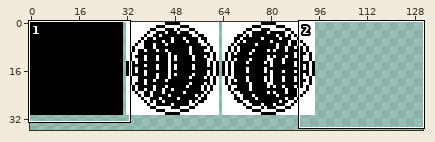
One commit to this pixel-art file: Aseprite/tileset.aseprite. Above: a wide view before the commit, with the close-up outlined.
Close-up. The starting point:
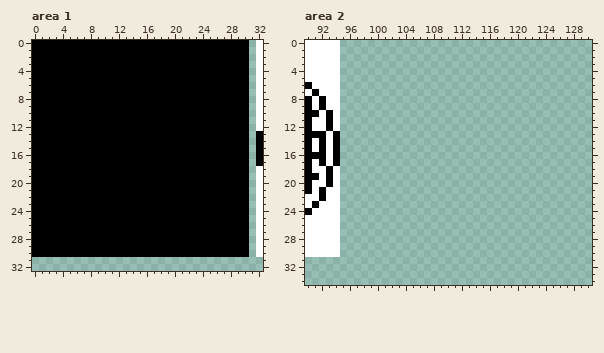
160x160 pixels, 1 frame. Shown: area 1: x 0..32, y 0..32; area 2: x 90..130, y 0..34. The wide view leaves out empty margins.
After:
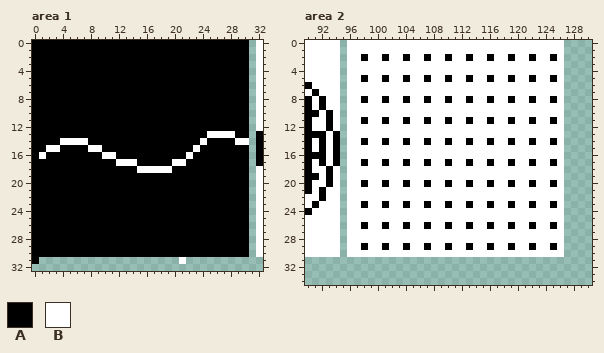
Palette (. is transparent): A #000000  B #ffffff
The edit:
Area 1:
The author put colour A in row 31 at x 0.
The author put colour B in row 31 at x 21.
Colour A becomes colour B in row 13 at x 25 to 28; in row 14 at x 4 to 7, 24 and 29 to 30; in row 15 at x 2 to 3, 8 to 9 and 23; in row 16 at x 1, 10 to 11 and 22; in row 17 at x 12 to 14 and 20 to 21; in row 18 at x 15 to 19.
Area 2:
The author put colour A in row 2 at x 98, 101, 104, 107, 110, 113, 116, 119, 122 and 125; in row 5 at x 98, 101, 104, 107, 110, 113, 116, 119, 122 and 125; in row 8 at x 98, 101, 104, 107, 110, 113, 116, 119, 122 and 125; in row 11 at x 98, 101, 104, 107, 110, 113, 116, 119, 122 and 125; in row 14 at x 98, 101, 104, 107, 110, 113, 116, 119, 122 and 125; in row 17 at x 98, 101, 104, 107, 110, 113, 116, 119, 122 and 125.
The author put colour A in row 20 at x 98, 101, 104, 107, 110, 113, 116, 119, 122 and 125; in row 23 at x 98, 101, 104, 107, 110, 113, 116, 119, 122 and 125; in row 26 at x 98, 101, 104, 107, 110, 113, 116, 119, 122 and 125; in row 29 at x 98, 101, 104, 107, 110, 113, 116, 119, 122 and 125.
The author put colour B in rows 0 to 1 at x 96 to 126; in row 2 at x 96 to 97, 99 to 100, 102 to 103, 105 to 106, 108 to 109, 111 to 112, 114 to 115, 117 to 118, 120 to 121, 123 to 124 and 126; in rows 3 to 4 at x 96 to 126; in row 5 at x 96 to 97, 99 to 100, 102 to 103, 105 to 106, 108 to 109, 111 to 112, 114 to 115, 117 to 118, 120 to 121, 123 to 124 and 126; in rows 6 to 7 at x 96 to 126; in row 8 at x 96 to 97, 99 to 100, 102 to 103, 105 to 106, 108 to 109, 111 to 112, 114 to 115, 117 to 118, 120 to 121, 123 to 124 and 126.
The author put colour B in rows 9 to 10 at x 96 to 126; in row 11 at x 96 to 97, 99 to 100, 102 to 103, 105 to 106, 108 to 109, 111 to 112, 114 to 115, 117 to 118, 120 to 121, 123 to 124 and 126; in rows 12 to 13 at x 96 to 126; in row 14 at x 96 to 97, 99 to 100, 102 to 103, 105 to 106, 108 to 109, 111 to 112, 114 to 115, 117 to 118, 120 to 121, 123 to 124 and 126; in rows 15 to 16 at x 96 to 126; in row 17 at x 96 to 97, 99 to 100, 102 to 103, 105 to 106, 108 to 109, 111 to 112, 114 to 115, 117 to 118, 120 to 121, 123 to 124 and 126.
The author put colour B in rows 18 to 19 at x 96 to 126; in row 20 at x 96 to 97, 99 to 100, 102 to 103, 105 to 106, 108 to 109, 111 to 112, 114 to 115, 117 to 118, 120 to 121, 123 to 124 and 126; in rows 21 to 22 at x 96 to 126; in row 23 at x 96 to 97, 99 to 100, 102 to 103, 105 to 106, 108 to 109, 111 to 112, 114 to 115, 117 to 118, 120 to 121, 123 to 124 and 126; in rows 24 to 25 at x 96 to 126; in row 26 at x 96 to 97, 99 to 100, 102 to 103, 105 to 106, 108 to 109, 111 to 112, 114 to 115, 117 to 118, 120 to 121, 123 to 124 and 126.
The author put colour B in rows 27 to 28 at x 96 to 126; in row 29 at x 96 to 97, 99 to 100, 102 to 103, 105 to 106, 108 to 109, 111 to 112, 114 to 115, 117 to 118, 120 to 121, 123 to 124 and 126; in row 30 at x 96 to 126.
